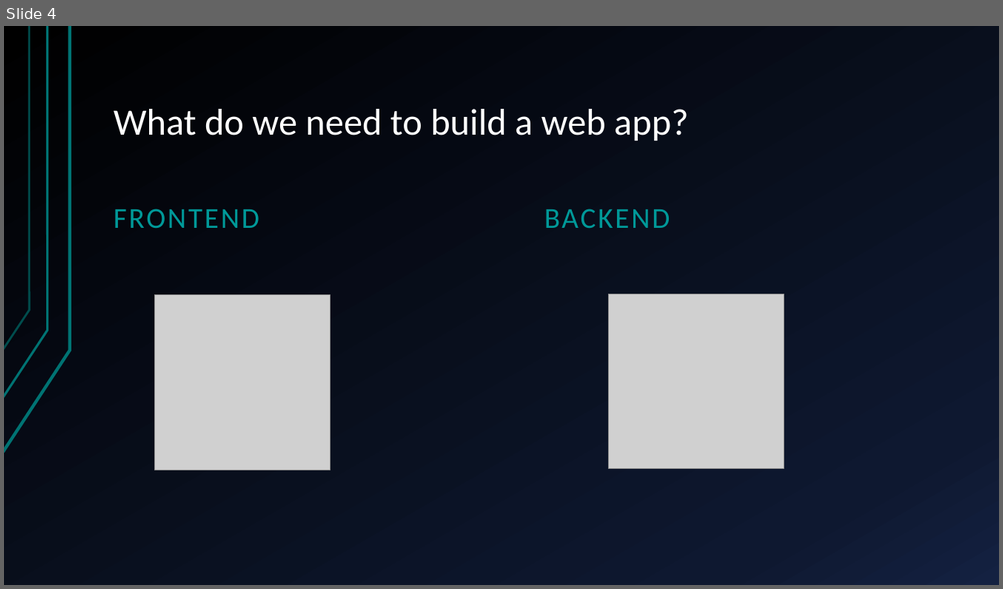
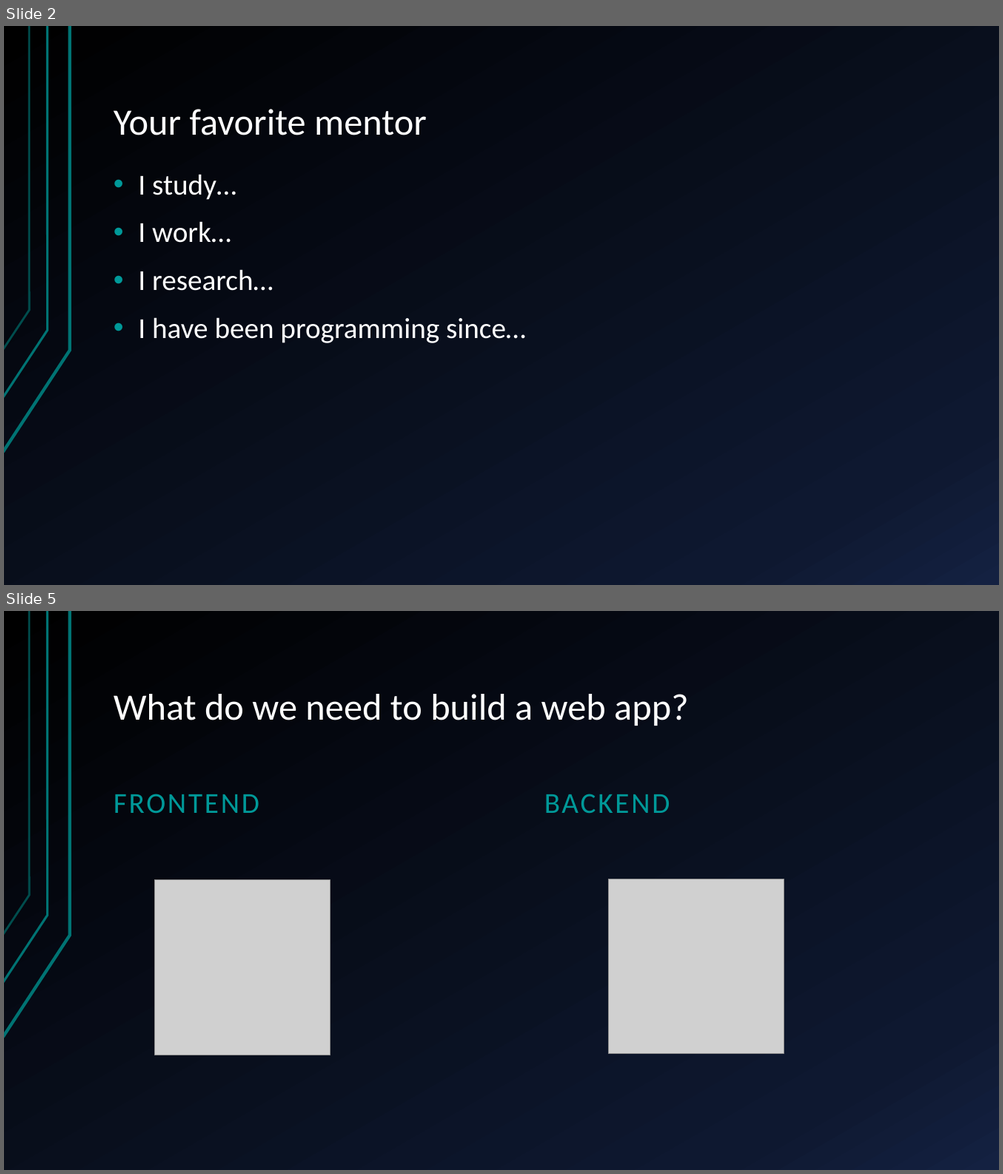
Before and after one commit to jonZlotnik/marihacks2019-python-flask, a slide deck: presentation/marihacks2019-presentation-withnotes.pptx. Shown one above the other, each under a label of ours: slide 4 before the commit, slides 2 and 5 after it; the slides between them are not shown. The pictures are 1003x589 and 1003x1174 pixels, drawn with LibreOffice and Linux fonts; fonts in the diff are those of the drawing; grey boxes stand for pictures. Boxes give left, top, right and bottom in pixels: in the first picture for what was removed or moved away, otherwise in the second. Text is boxed around its words. In the diff, an @@ line names an element or a change of style, - is before the commit and + after.

```diff
--- a/presentation/marihacks2019-presentation-withnotes.pptx
+++ b/presentation/marihacks2019-presentation-withnotes.pptx
@@ slide 2 added at (4,26,999,585), background gradient #000000 to #0F1931 to #142242; not listed: 3 template elements that a slide beside it also shows @@
@@ title added at (114,109,427,136), 36 pt, text #FFFFFF @@
+Your favorite mentor
@@ text added at (138,174,526,343), 28 pt, text #FFFFFF @@
+• I study…
+• I work…
+• I research…
+• I have been programming since…
@@ what was slide 4 is now slide 5 @@
```
Also in this commit, not shown: 6 slides changed, 19 other files.
